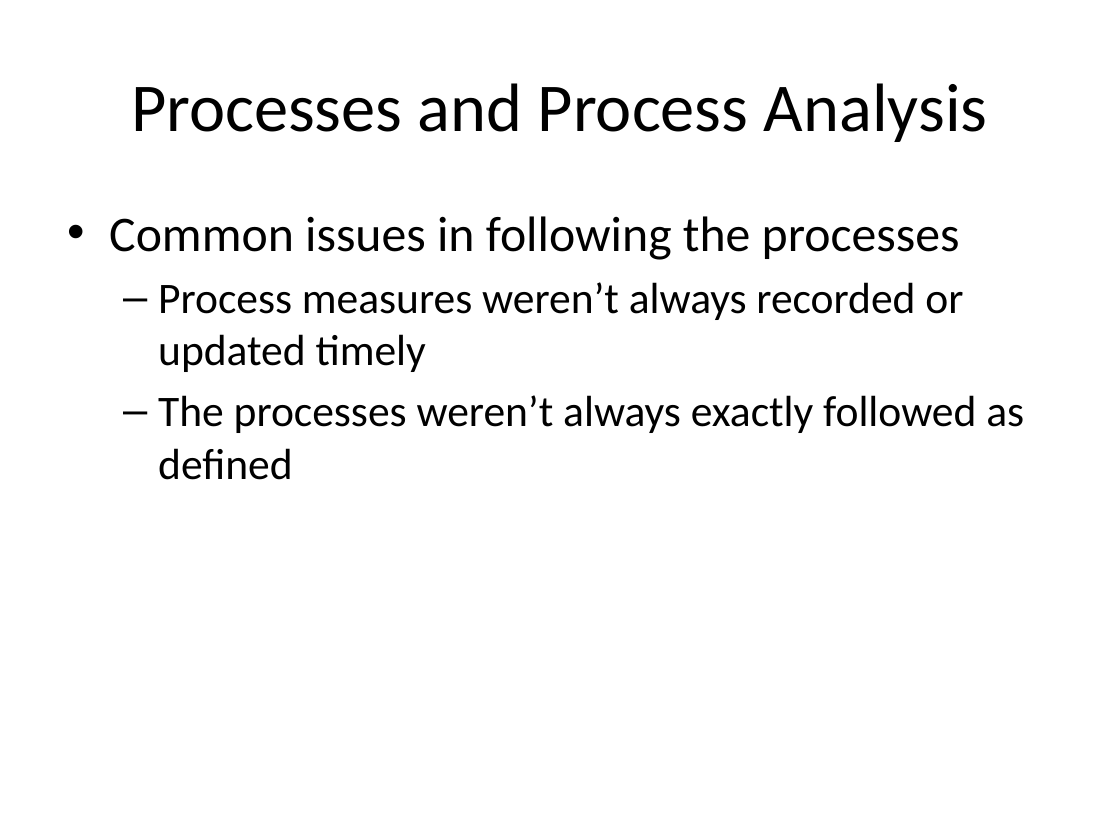
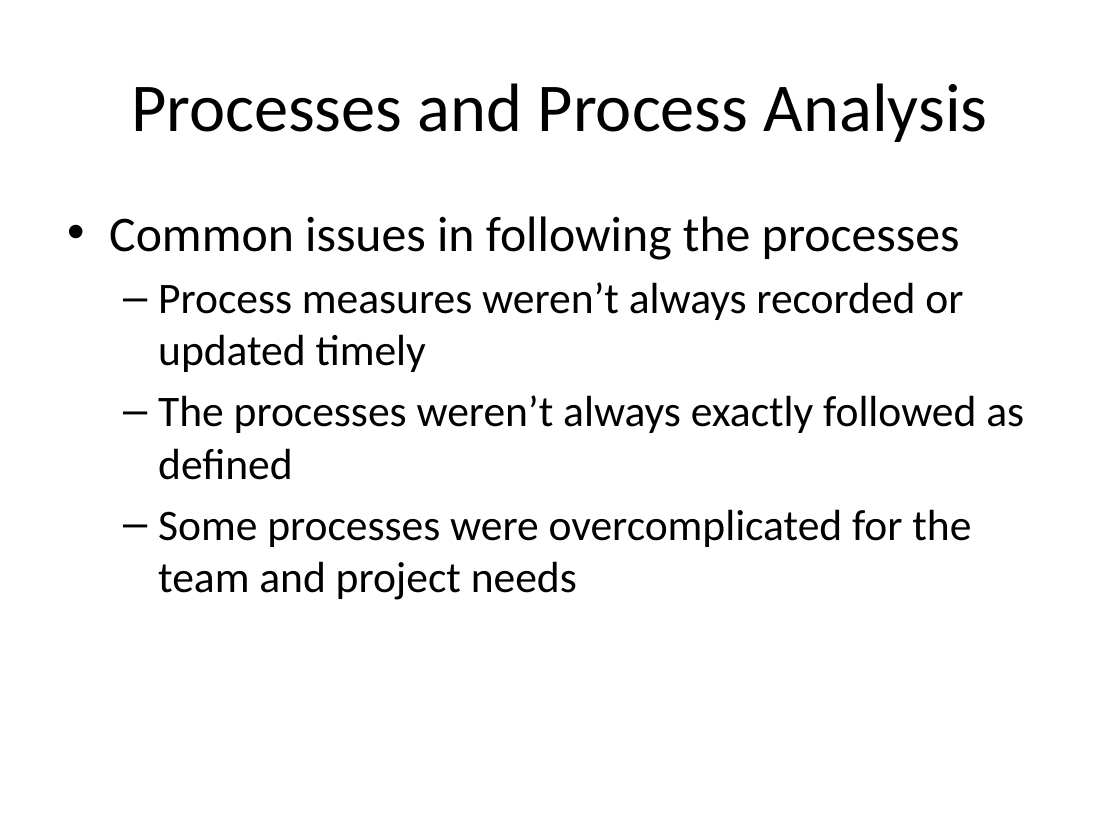
Before and after one commit to jmgirao/projetosoftware1213, a slide deck: slide 5 of Final Presentation/Carla/Quality.pptx. Drawn at 1120x840 pixels with LibreOffice and Linux fonts; fonts in the diff are those of the drawing. Boxes give left, top, right and bottom in pixels: in the first picture for what was removed or moved away, otherwise in the second. Text is boxed around its words. In the diff, an @@ line names an element or a change of style, - is before the commit and + after.

```diff
--- a/Final Presentation/Carla/Quality.pptx
+++ b/Final Presentation/Carla/Quality.pptx
@@ text at <box>158,509,971,600</box>: paragraph added @@
+  – Some processes were overcomplicated for the team and project needs
```
Also in this commit, not shown: 2 other slides changed, 1 slide added.
